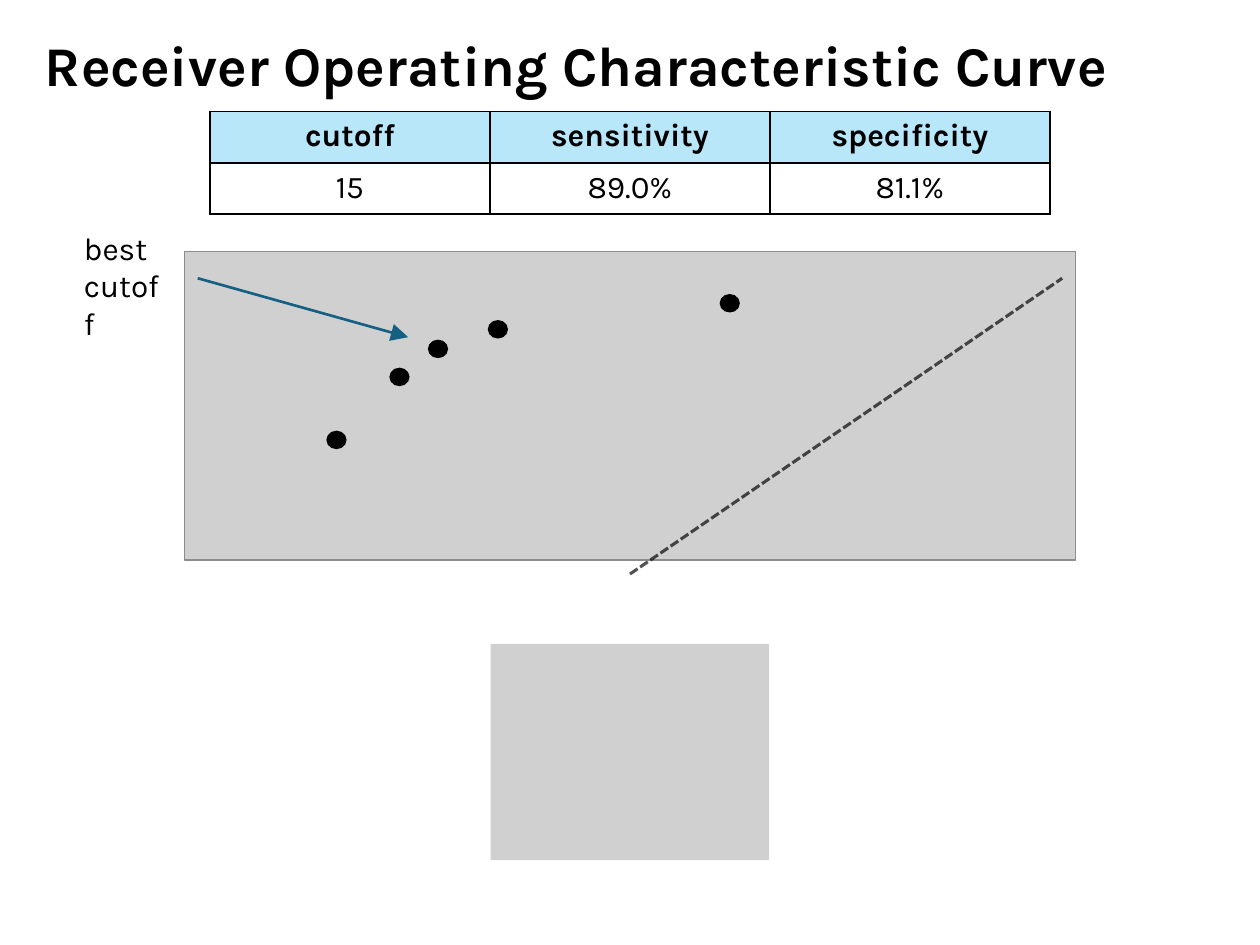
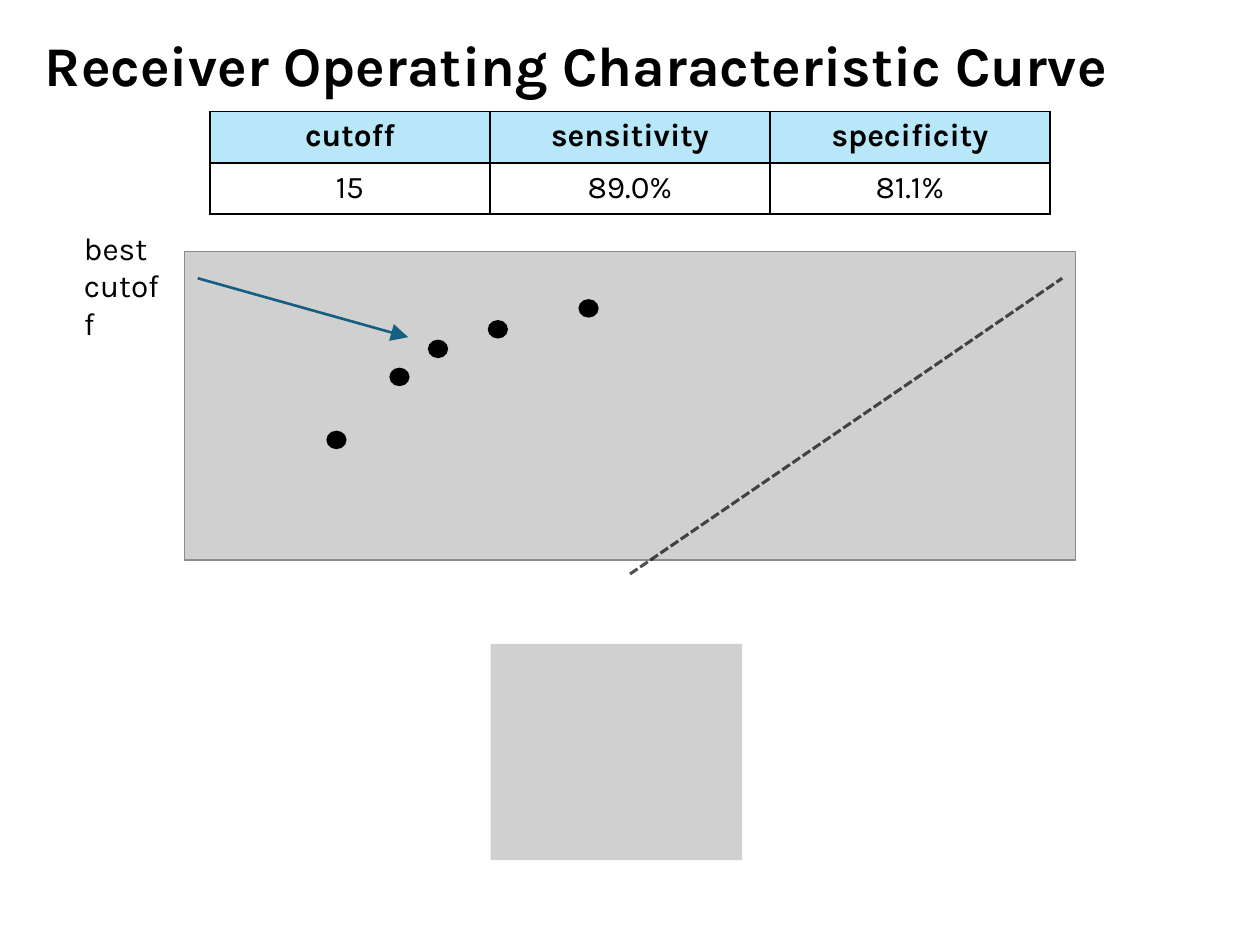
Before and after one commit to stevewhite16/stevewhite16.github.io, a slide deck: slide 12 of goal4.pptx. Drawn at 1260x945 pixels with LibreOffice and Linux fonts; fonts in the diff are those of the drawing; grey boxes stand for pictures. Boxes give left, top, right and bottom in pixels: in the first picture for what was removed or moved away, otherwise in the second. Text is boxed around its words. In the diff, an @@ line names an element or a change of style, - is before the commit and + after.

```diff
--- a/goal4.pptx
+++ b/goal4.pptx
@@ ellipse: place and size @@
-ellipse at [721, 295, 738, 310]
+ellipse at [580, 300, 597, 315]
@@ picture: place and size @@
-picture at [490, 644, 769, 861]
+picture at [490, 644, 742, 861]
```
Also in this commit, not shown: 12 other slides changed, 1 slide added.
